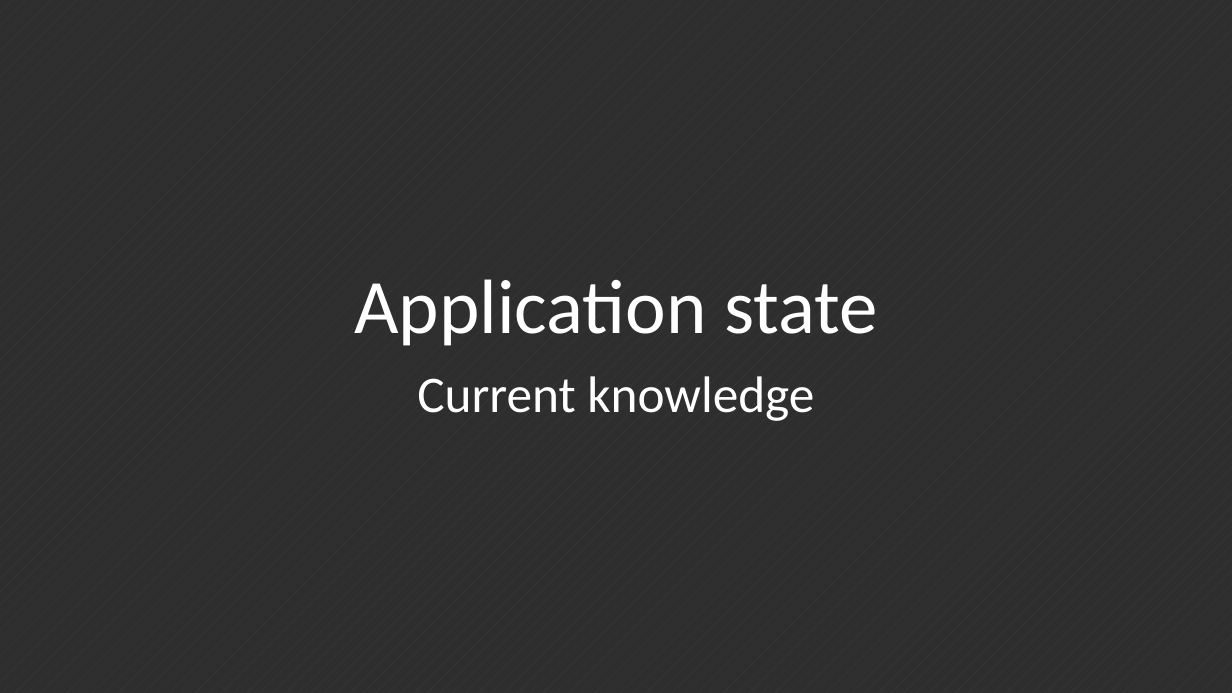
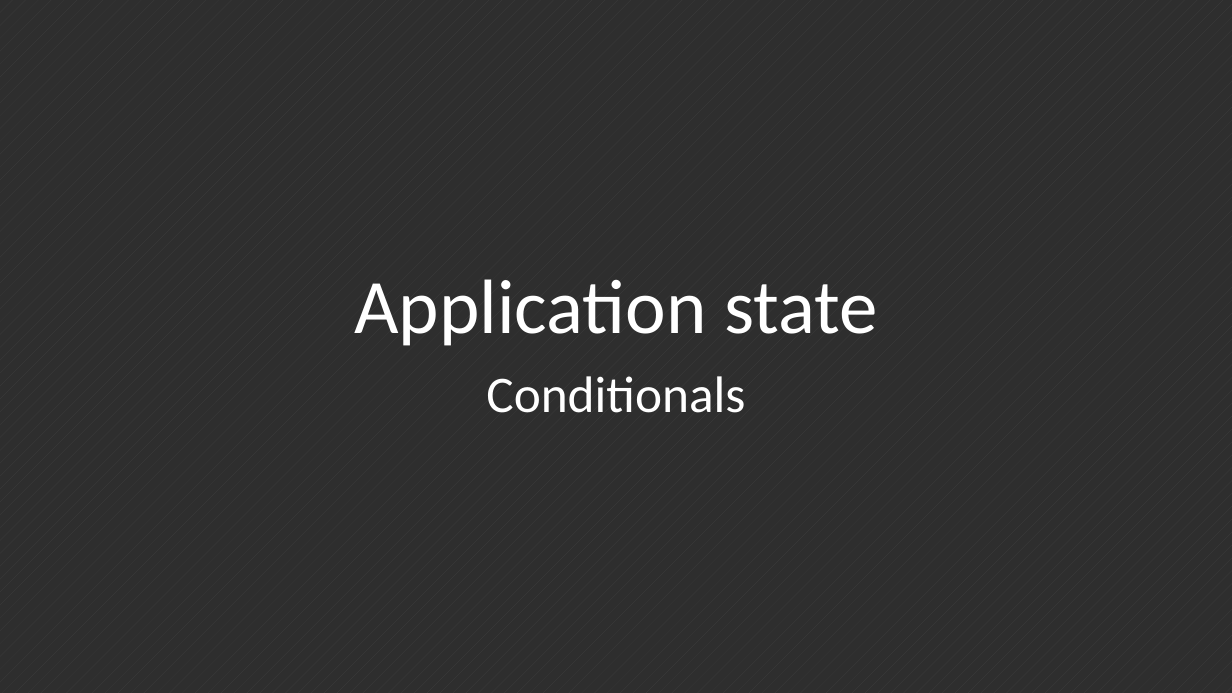
Before and after one commit to ahorguelin/thanks_microsoft, a slide deck: slide 3 of Design Patterns.pptx. Drawn at 1232x693 pixels with LibreOffice and Linux fonts; fonts in the diff are those of the drawing. Boxes give left, top, right and bottom in pixels: in the first picture for what was removed or moved away, otherwise in the second. Text is boxed around its words. In the diff, an @@ line names an element or a change of style, - is before the commit and + after.

```diff
--- a/Design Patterns.pptx
+++ b/Design Patterns.pptx
@@ subtitle at box(486, 376, 745, 413): text changed @@
-Current knowledge
+Conditionals
```
Also in this commit, not shown: 5 other slides changed, 1 slide added, 1 slide removed.
